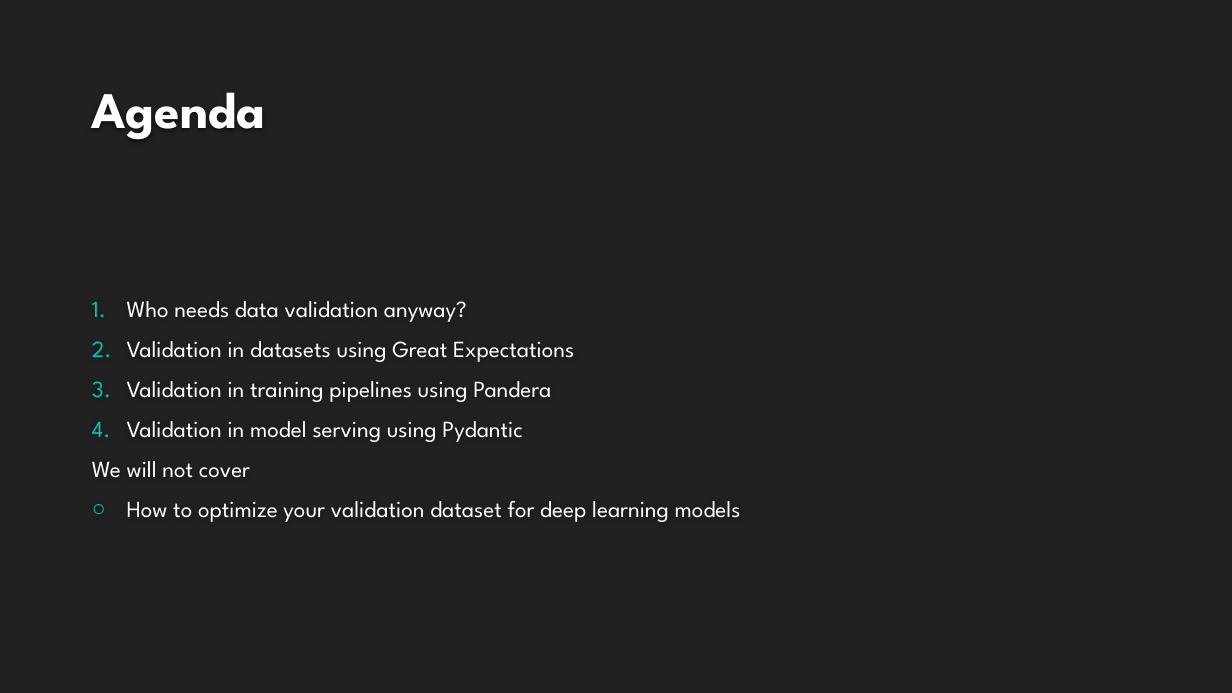
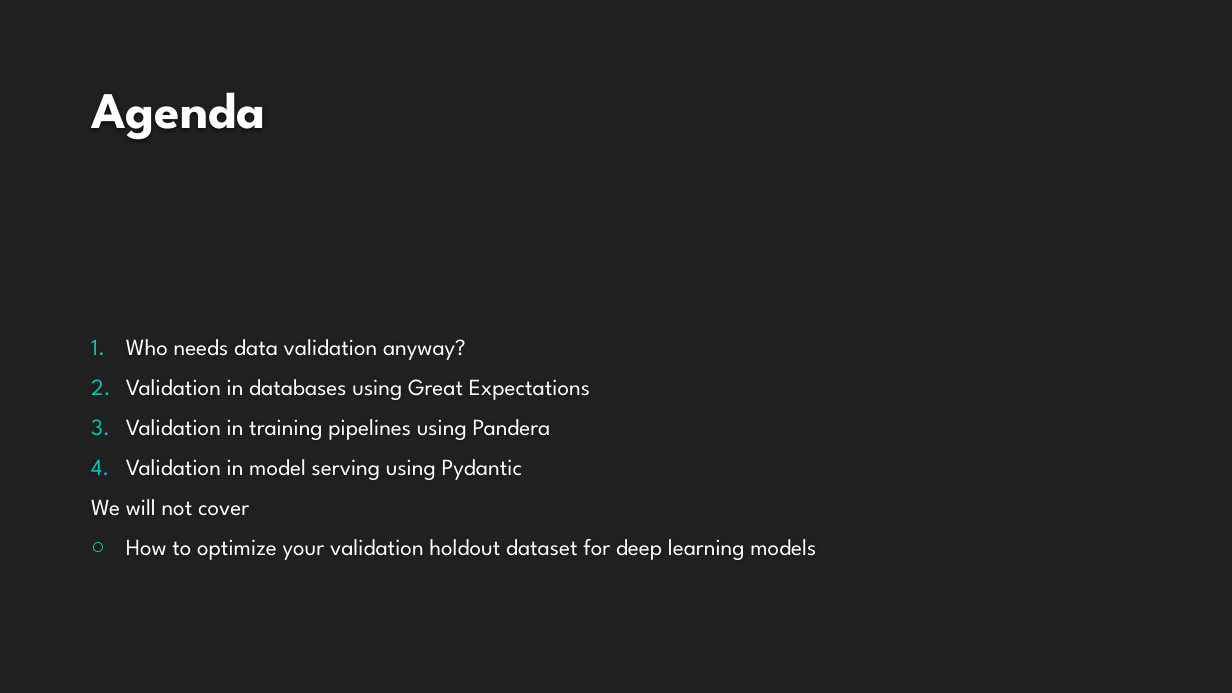
Before and after one commit to NatanMish/data_validation, a slide deck: slide 5 of Data Validation for Data Science.pptx. Drawn at 1232x693 pixels with LibreOffice and Linux fonts; fonts in the diff are those of the drawing; background and template pictures are left out. Boxes give left, top, right and bottom in pixels: in the first picture for what was removed or moved away, otherwise in the second. Text is boxed around its words. In the diff, an @@ line names an element or a change of style, - is before the commit and + after.

```diff
--- a/Data Validation for Data Science.pptx
+++ b/Data Validation for Data Science.pptx
@@ text "Who needs data validation anyway?": place and size @@
-text "Who needs data validation anyway?" at [92, 301, 741, 522]
+text "Who needs data validation anyway?" at [91, 339, 816, 560]
@@ text at [126, 379, 590, 400]: text changed @@
-2. Validation in datasets using Great Expectations
+2. Validation in databases using Great Expectations
@@ text at [126, 539, 816, 560]: text changed @@
-○ How to optimize your validation dataset for deep learning models
+○ How to optimize your validation holdout dataset for deep learning models
```
Also in this commit, not shown: 2 other slides changed, 2 slides added, 4 other files.
